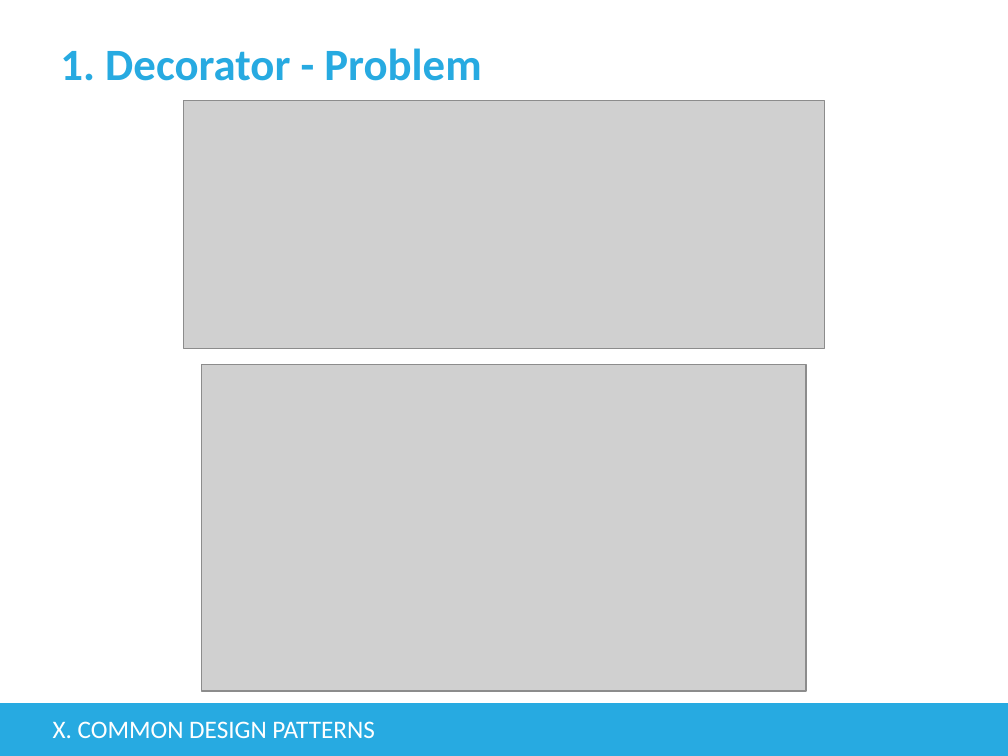
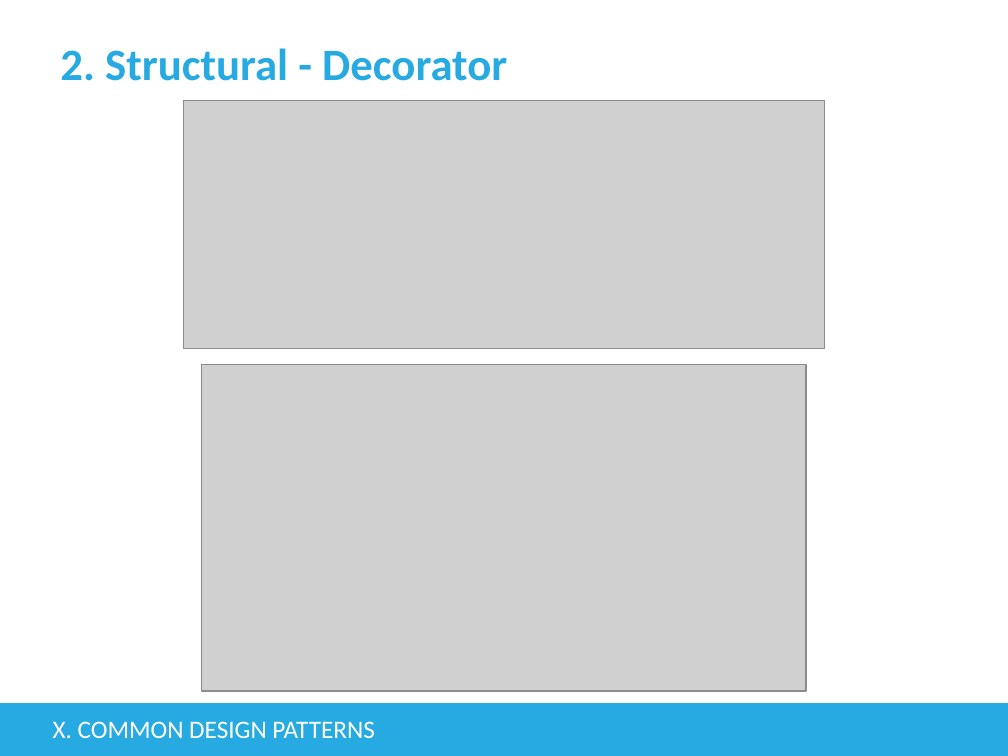
Before and after one commit to tienphat14/java-exercise, a slide deck: slide 100 of src/main/resources/Basic Java.pptx (slide 83 before the commit). Drawn at 1008x756 pixels with LibreOffice and Linux fonts; fonts in the diff are those of the drawing; grey boxes stand for pictures; background and template pictures are left out. Boxes give left, top, right and bottom in pixels: in the first picture for what was removed or moved away, otherwise in the second. Text is boxed around its words. In the diff, an @@ line names an element or a change of style, - is before the commit and + after.

```diff
--- a/src/main/resources/Basic Java.pptx
+++ b/src/main/resources/Basic Java.pptx
@@ title at (60,48,507,81): text changed @@
-1. Decorator - Problem
+2. Structural - Decorator
```
Also in this commit, not shown: 9 other slides changed, 19 slides added, 24 other files.
